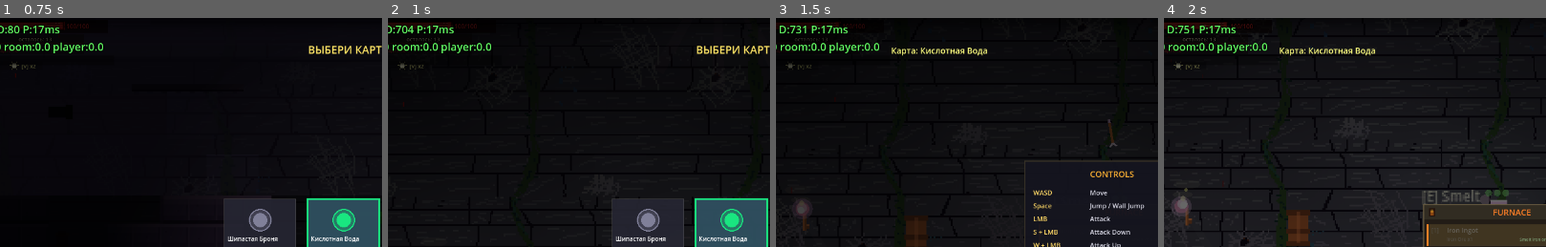
Above: before the commit, frames 1-4 (left to right).
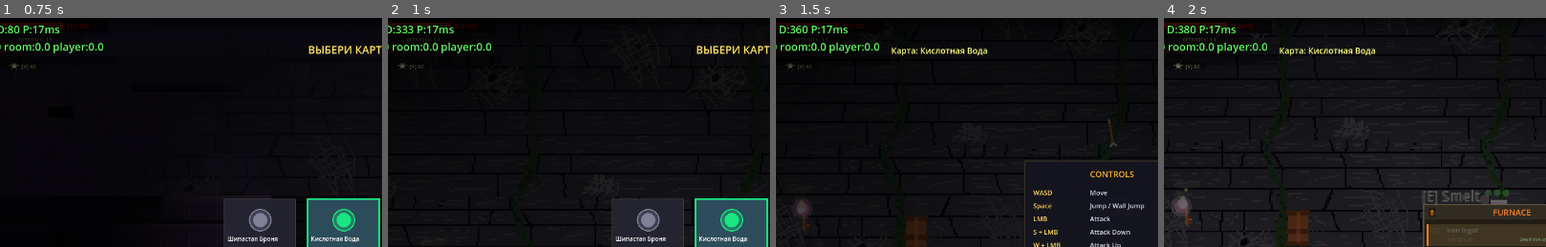
Above: after the commit, the same moments.

Repository: volcraft44/petlya-game
Game: Godot game, scene res://scenes/main.tscn
Two runs of this game, one before a commit and one after it. Both use one fixed random seed, a clock stepped at 60 frames per second and the inputs below.
Inputs (mouse positions are % of the whole screen's width and height, from its top left):
- Up to frame 1 (0.75 s): click "ПРОСТО НАЧАТЬ" at 0.5 s
- Up to frame 2 (1 s): no input
- Up to frame 3 (1.5 s): tap Enter (ui_accept) at 1.25 s; move the mouse to (72, 45) at 1.27 s; hold D (move_right) from 1.28 s (still down); tap E (interact) at 1.35 s; click (72, 45) at 1.42 s
- Up to frame 4 (2 s): keep holding D (move_right); tap Space (jump) at 1.52, 1.82 s
The pictures show only the part of the screen within x 5-55%, y 0-50%; the shares and areas given below are measured in that part.

Frame 1 is identical in both runs. In frame 2, 0.1% of the frame differs, in the area x 2-7%, y 3-7%; in frame 3, 0.1%, in the area x 3-9%, y 3-7%; in frame 4, 0.1%.

Commit message:
Cull + simplify spikes on mobile (more draw-call cuts)
Co-Authored-By: Claude Opus 4.8 <noreply@anthropic.com>

Diff:
--- a/scripts/room.gd
+++ b/scripts/room.gd
@@ -4526,13 +4526,24 @@
 		_draw_horror_effects()
 
 func _draw_traps():
+	var vr = _get_visible_tile_range()
+	var vx0 = vr[0] * tile_size - 32
+	var vx1 = vr[1] * tile_size + 32
 	# Spikes — sharp metal spikes on floor
 	for sp in spikes:
 		var x = sp.x
 		var y = sp.y
 		var w = sp.w
+		if x + w < vx0 or x > vx1:   # отсечение по экрану
+			continue
 		# Base plate
 		draw_rect(Rect2(x - 1, y - 2, w + 2, 3), Color(0.3, 0.3, 0.33))
+		# На телефоне — простая полоса шипов (2 прямоугольника на всю полосу)
+		# вместо полигона+линии+пятна на КАЖДЫЙ зуб (это были сотни отрисовок).
+		if _room_low_end:
+			draw_rect(Rect2(x, y - 8, w, 7), Color(0.48, 0.48, 0.54, 0.92))
+			draw_rect(Rect2(x, y - 8, w, 2), Color(0.7, 0.7, 0.75, 0.6))
+			continue
 		var num_sp = int(w / 5)
 		for i in num_sp:
 			var sx = x + i * 5 + 2.5
